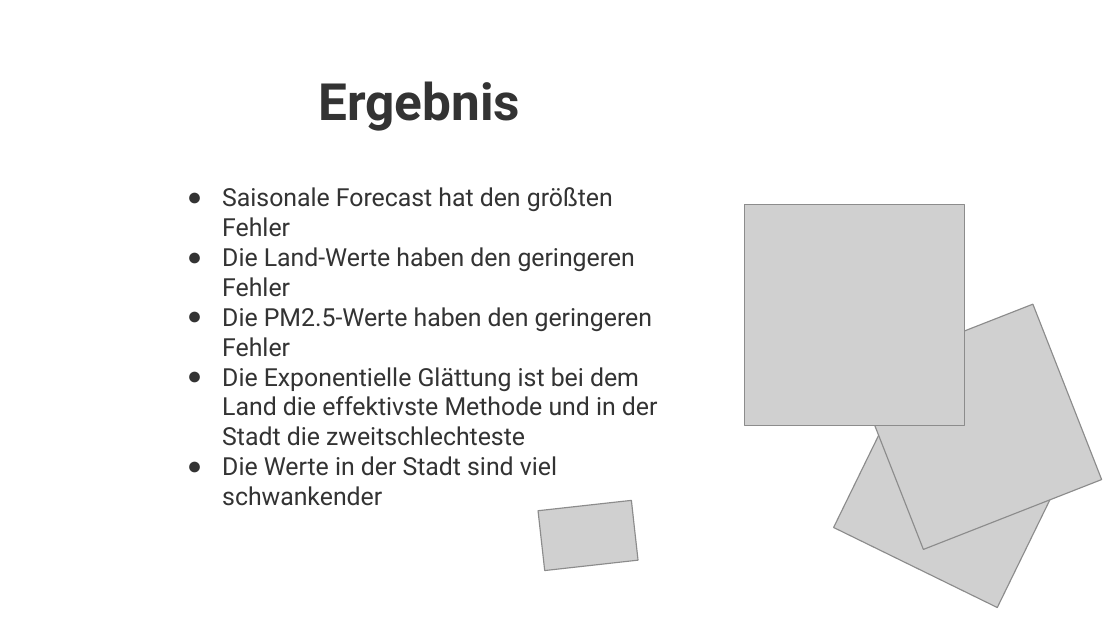
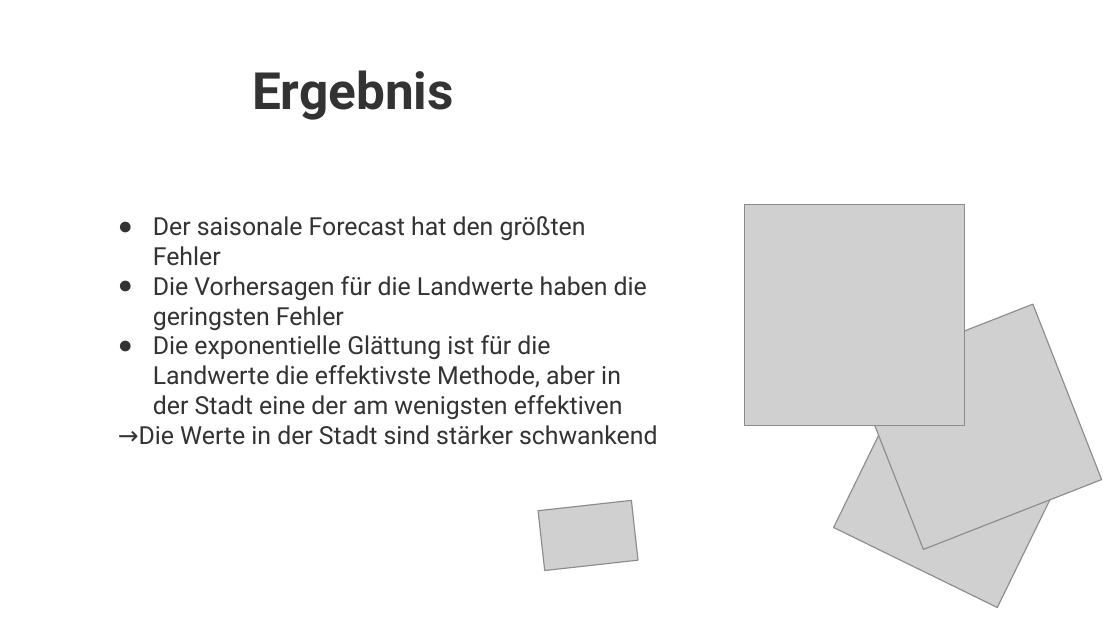
Before and after one commit to Fxvdi/umweltmonitoring-project, a slide deck: slide 9 of Präsentation_Umwelt.pptx (slide 8 before the commit). Drawn at 1120x630 pixels with LibreOffice and Linux fonts; fonts in the diff are those of the drawing; grey boxes stand for pictures; background and template pictures are left out. Boxes give left, top, right and bottom in pixels: in the first picture for what was removed or moved away, otherwise in the second. Text is boxed around its words. In the diff, an @@ line names an element or a change of style, - is before the commit and + after.

Commit message:
update presentation

```diff
--- a/Präsentation_Umwelt.pptx
+++ b/Präsentation_Umwelt.pptx
@@ title "Ergebnis" moved from (x1=318, y1=81, x2=520, y2=131) to (x1=252, y1=70, x2=454, y2=120) @@
@@ subtitle at (x1=139, y1=216, x2=657, y2=445): text changed @@
-● Saisonale Forecast hat den größten Fehler
-● Die Land-Werte haben den geringeren Fehler
-● Die PM2.5-Werte haben den geringeren Fehler
-● Die Exponentielle Glättung ist bei dem Land die effektivste Methode und in der Stadt die zweitschlechteste
-● Die Werte in der Stadt sind viel schwankender
+● Der saisonale Forecast hat den größten Fehler
+● Die Vorhersagen für die Landwerte haben die geringsten Fehler
+● Die exponentielle Glättung ist für die Landwerte die effektivste Methode, aber in der Stadt eine der am wenigsten effektiven
+→Die Werte in der Stadt sind stärker schwankend
```
Also in this commit, not shown: 3 other slides changed, 2 slides added, 1 slide removed.
